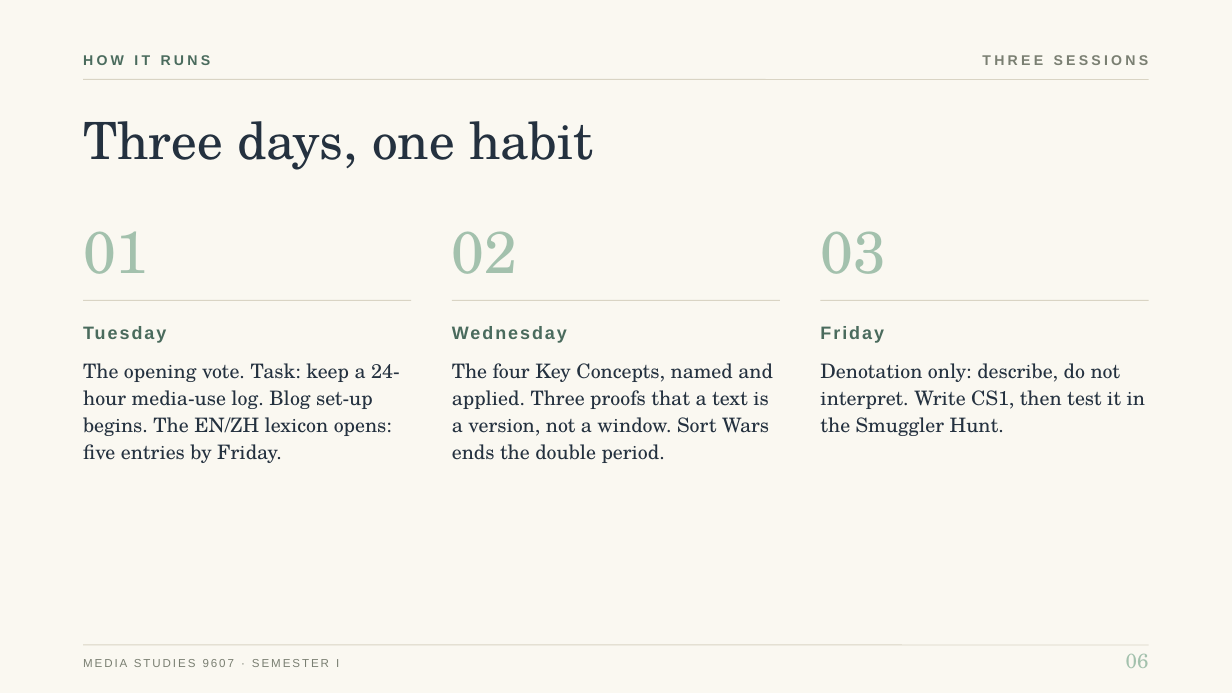
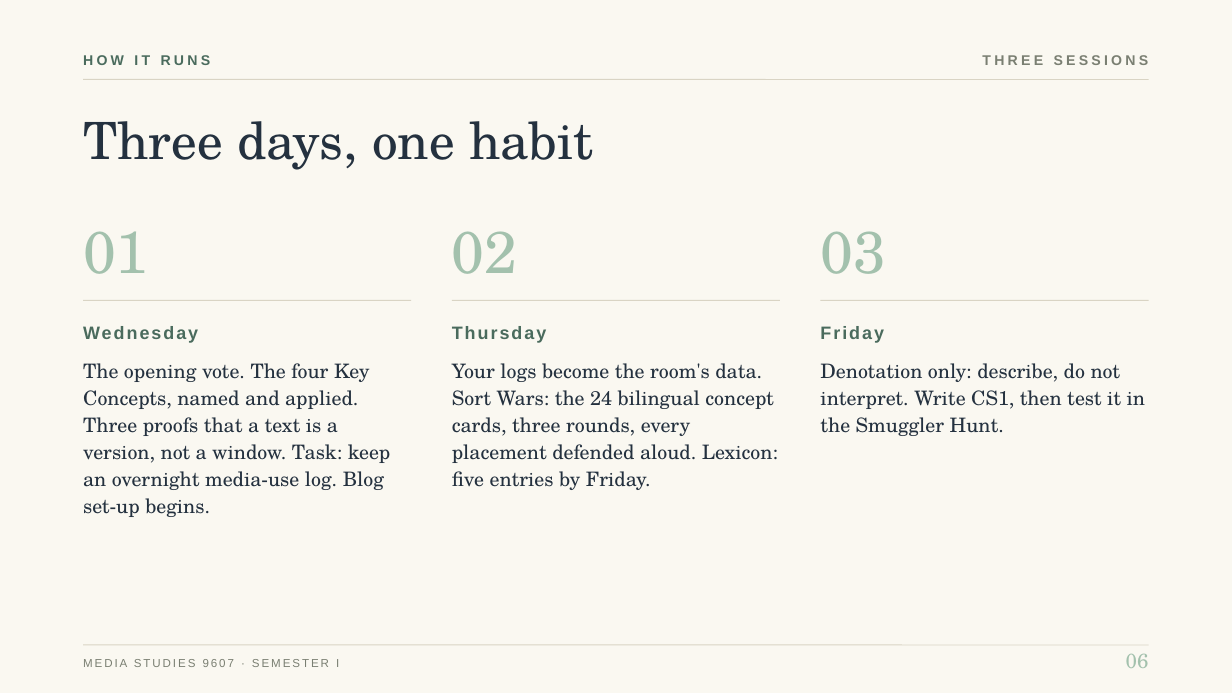
Before and after one commit to ohwowgreat/courses-site, a slide deck: slide 11 of content/decks/media-studies/media-studies-s1-lesson-01-the-four-key-concepts.pptx. Drawn at 1232x693 pixels with LibreOffice and Linux fonts; fonts in the diff are those of the drawing. Boxes give left, top, right and bottom in pixels: in the first picture for what was removed or moved away, otherwise in the second. Text is boxed around its words. In the diff, an @@ line names an element or a change of style, - is before the commit and + after.

Commit message:
Auto-sync 2026-08-25 13:53
Published 279 of 304 pages (25 withheld, 199 had sections stripped) + the site landing page.
Reframed for students: 278 from cache, 0 rewritten.
Published 34 lesson deck(s) (art-appreciation 15/15, media-studies 19/19) and 8 course deck(s) (a-level-art-design 6, pre-a-level-art-design 2) — unchanged.

```diff
--- a/content/decks/media-studies/media-studies-s1-lesson-01-the-four-key-concepts.pptx
+++ b/content/decks/media-studies/media-studies-s1-lesson-01-the-four-key-concepts.pptx
@@ text at [83, 314, 411, 351]: text changed @@
-Tuesday
+Wednesday
@@ text at [452, 326, 546, 343]: text changed @@
-Wednesday
+Thursday
@@ text at [83, 363, 391, 517]: text changed @@
-The opening vote. Task: keep a 24-hour media-use log. Blog set-up begins. The EN/ZH lexicon opens: five entries by Friday.
+The opening vote. The four Key Concepts, named and applied. Three proofs that a text is a version, not a window. Task: keep an overnight media-use log. Blog set-up begins.
@@ text at [452, 363, 778, 490]: text changed @@
-The four Key Concepts, named and applied. Three proofs that a text is a version, not a window. Sort Wars ends the double period.
+Your logs become the room's data. Sort Wars: the 24 bilingual concept cards, three rounds, every placement defended aloud. Lexicon: five entries by Friday.
```
Also in this commit, not shown: 1 other slide changed, 18 other files.
